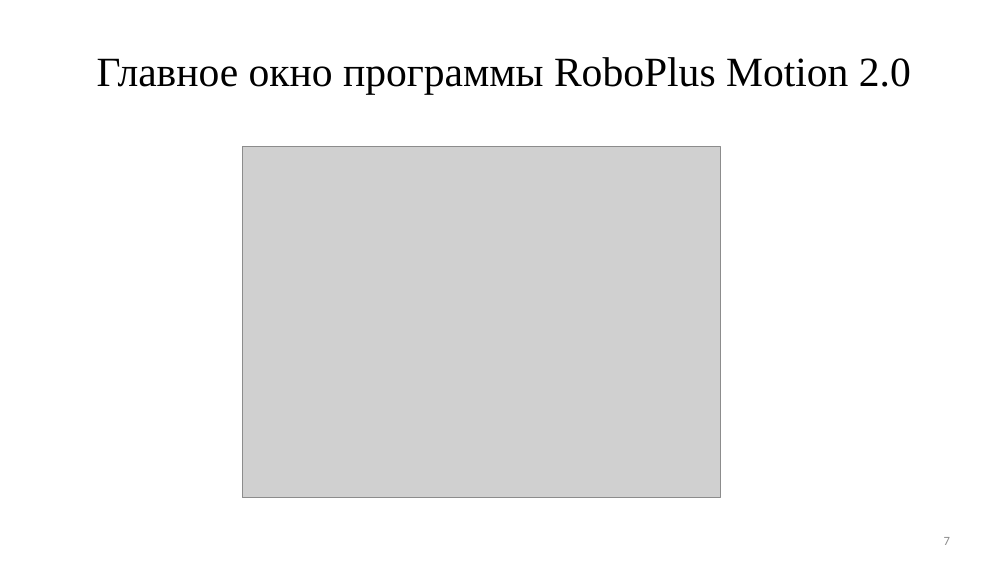
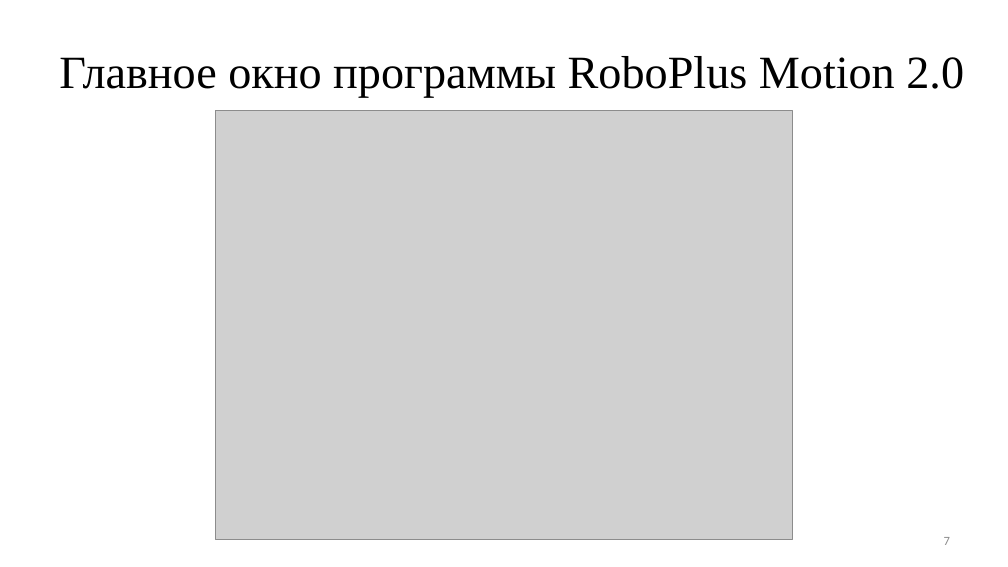
Before and after one commit to ArtemVolkov2103/1-Diplom, a slide deck: slide 7 of Дипломная Волков.pptx. Drawn at 1008x567 pixels with LibreOffice and Linux fonts; fonts in the diff are those of the drawing; grey boxes stand for pictures. Boxes give left, top, right and bottom in pixels: in the first picture for what was removed or moved away, otherwise in the second. Text is boxed around its words. In the diff, an @@ line names an element or a change of style, - is before the commit and + after.

```diff
--- a/Дипломная Волков.pptx
+++ b/Дипломная Волков.pptx
@@ title "Главное окно программы RoboPlus Motion ..." at (x1=59, y1=56, x2=964, y2=97): size 39.6 to 44 pt @@
@@ picture resized from (x1=242, y1=147, x2=721, y2=498) to (x1=216, y1=111, x2=793, y2=540) @@
```
Also in this commit, not shown: 4 other slides changed, 1 other file.
